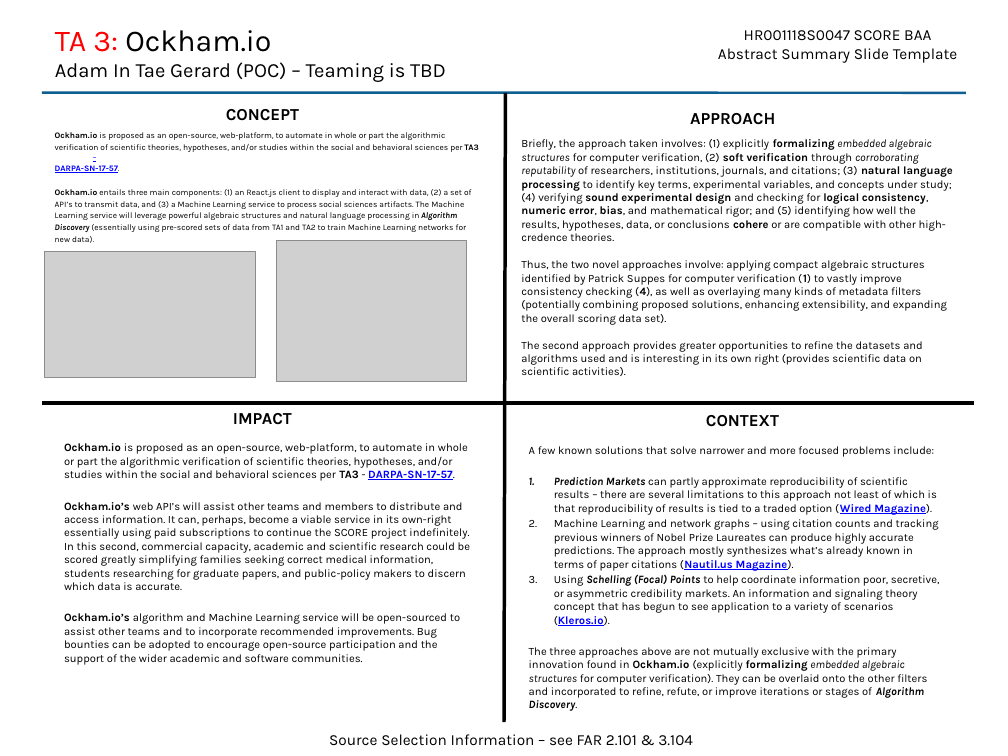
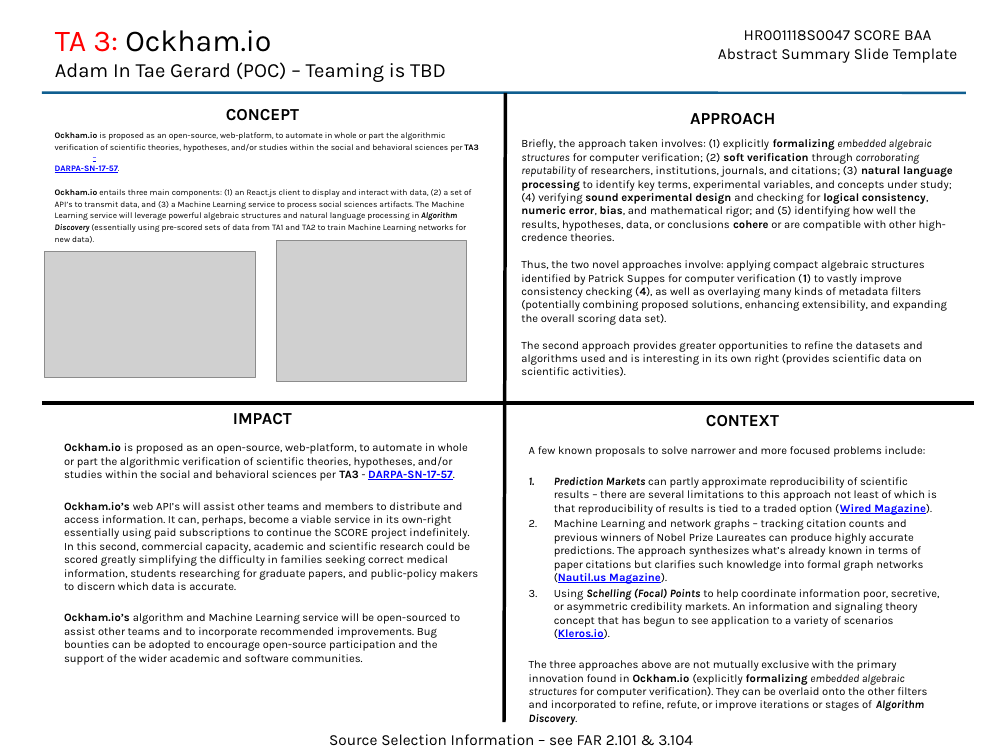
Before and after one commit to Thoughtscript/academic_papers, a slide deck: slide 1 of Core Papers/Ockham.io/3 - Abstract Submission 1.26.19/Submission/Ockham.io - Summary Slide.pptx. Drawn at 1008x756 pixels with LibreOffice and Linux fonts; fonts in the diff are those of the drawing; grey boxes stand for pictures. Boxes give left, top, right and bottom in pixels: in the first picture for what was removed or moved away, otherwise in the second. Text is boxed around its words. In the diff, an @@ line names an element or a change of style, - is before the commit and + after.

```diff
--- a/Core Papers/Ockham.io/3 - Abstract Submission 1.26.19/Submission/Ockham.io - Summary Slide.pptx
+++ b/Core Papers/Ockham.io/3 - Abstract Submission 1.26.19/Submission/Ockham.io - Summary Slide.pptx
@@ text at box(521, 139, 953, 241): text changed @@
-Briefly, the approach taken involves: (1) explicitly formalizing embedded algebraic structures for computer verification, (2) soft verification through corroborating reputability of researchers, institutions, journals, and citations; (3) natural language processing to identify key terms, experimental variables, and concepts under study; (4) verifying sound experimental design and checking for logical consistency, numeric error, bias, and mathematical rigor; and (5) identifying how well the results, hypotheses, data, or conclusions cohere or are compatible with other high-credence theories.
+Briefly, the approach taken involves: (1) explicitly formalizing embedded algebraic structures for computer verification; (2) soft verification through corroborating reputability of researchers, institutions, journals, and citations; (3) natural language processing to identify key terms, experimental variables, and concepts under study; (4) verifying sound experimental design and checking for logical consistency, numeric error, bias, and mathematical rigor; and (5) identifying how well the results, hypotheses, data, or conclusions cohere or are compatible with other high-credence theories.
@@ text at box(529, 446, 926, 457): text changed @@
-A few known solutions that solve narrower and more focused problems include:
+A few known proposals to solve narrower and more focused problems include:
@@ text at box(64, 502, 479, 590): text changed @@
-Ockham.io’s web API’s will assist other teams and members to distribute and access information. It can, perhaps, become a viable service in its own-right essentially using paid subscriptions to continue the SCORE project indefinitely. In this second, commercial capacity, academic and scientific research could be scored greatly simplifying families seeking correct medical information, students researching for graduate papers, and public-policy makers to discern which data is accurate.
+Ockham.io’s web API’s will assist other teams and members to distribute and access information. It can, perhaps, become a viable service in its own-right essentially using paid subscriptions to continue the SCORE project indefinitely. In this second, commercial capacity, academic and scientific research could be scored greatly simplifying the difficulty in families seeking correct medical information, students researching for graduate papers, and public-policy makers to discern which data is accurate.
@@ text at box(554, 519, 923, 584): text changed @@
-2. Machine Learning and network graphs – using citation counts and tracking previous winners of Nobel Prize Laureates can produce highly accurate predictions. The approach mostly synthesizes what’s already known in terms of paper citations (Nautil.us Magazine).
+2. Machine Learning and network graphs – tracking citation counts and previous winners of Nobel Prize Laureates can produce highly accurate predictions. The approach synthesizes what’s already known in terms of paper citations but clarifies such knowledge into formal graph networks (Nautil.us Magazine).
```
Also in this commit, not shown: 4 other files.
